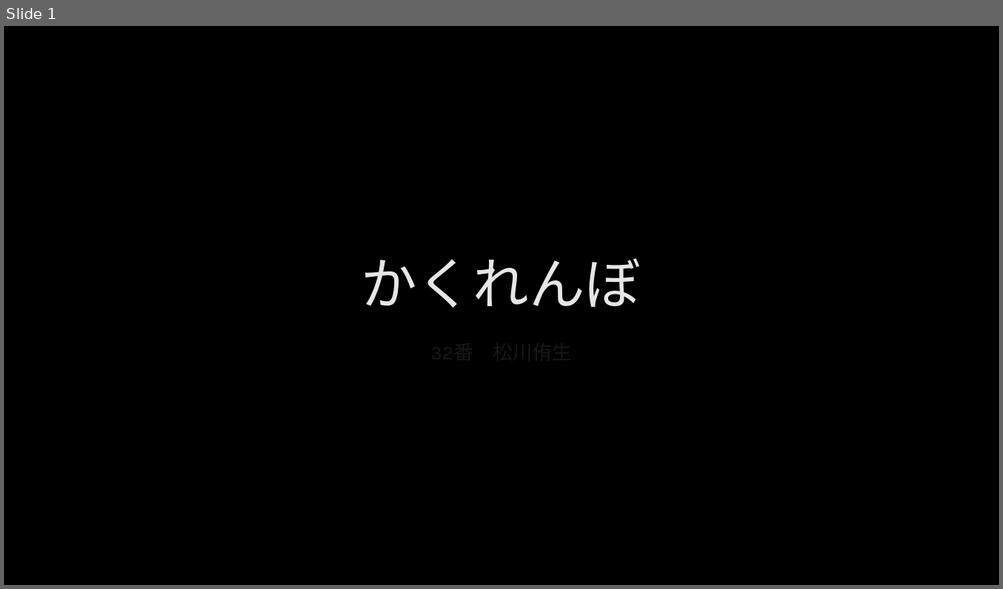
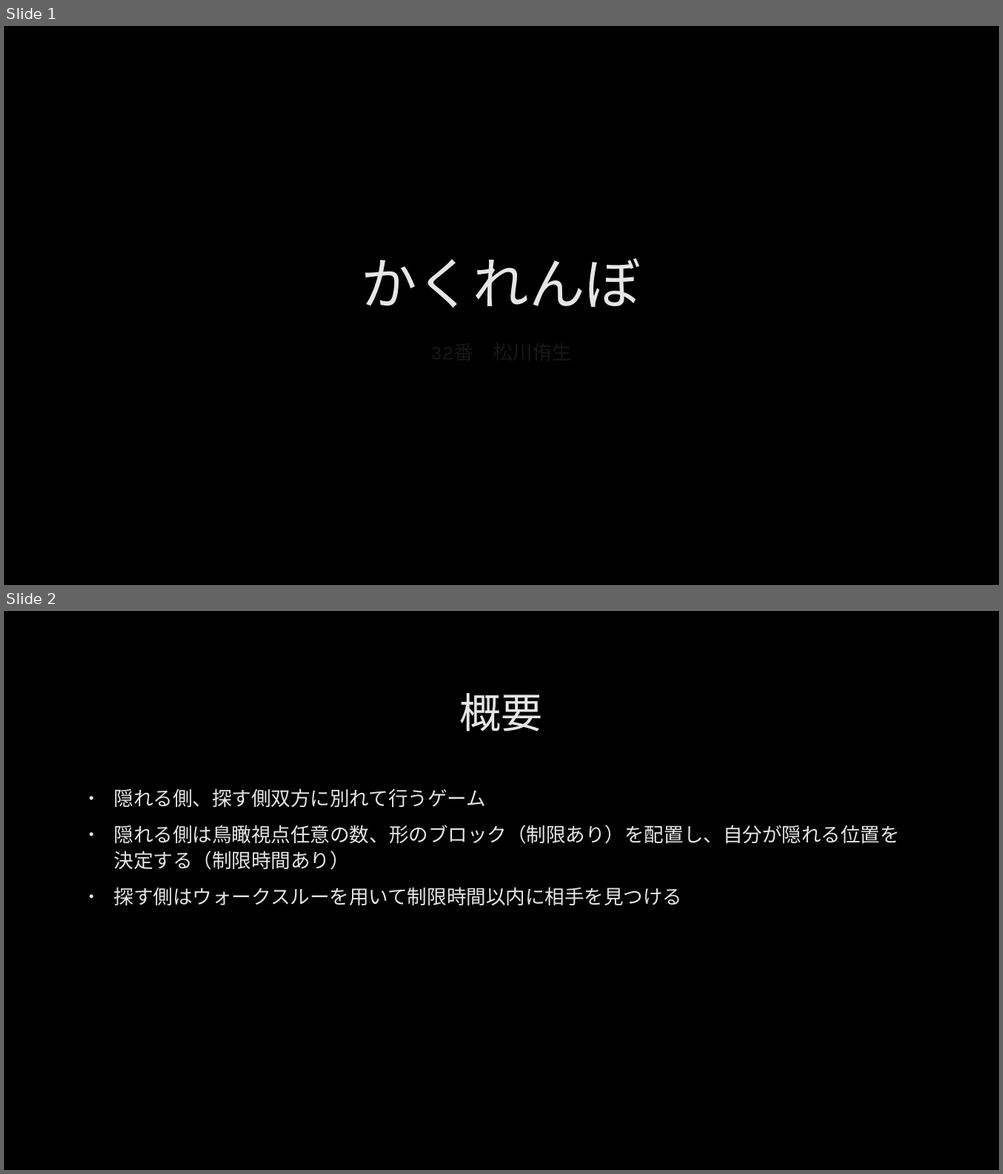
Before and after one commit to hamukawa0406/CG, a slide deck: freeProduction.pptx. Shown one above the other, each under a label of ours: slide 1 before the commit, slides 1 and 2 after it. The pictures are 1003x589 and 1003x1174 pixels, drawn with LibreOffice and Linux fonts; fonts in the diff are those of the drawing; background and template pictures are left out. Boxes give left, top, right and bottom in pixels: in the first picture for what was removed or moved away, otherwise in the second. Text is boxed around its words. In the diff, an @@ line names an element or a change of style, - is before the commit and + after.

```diff
--- a/freeProduction.pptx
+++ b/freeProduction.pptx
@@ slide 2 added at (x1=4, y1=611, x2=999, y2=1170), background picture (left out) @@
@@ title added at (x1=459, y1=693, x2=542, y2=732), 40 pt, text #E7E6E6 @@
+概要
@@ text added at (x1=114, y1=789, x2=899, y2=906), 19 pt, text #E7E6E6 @@
+• 隠れる側、探す側双方に別れて行うゲーム
+• 隠れる側は鳥瞰視点任意の数、形のブロック（制限あり）を配置し、自分が隠れる位置を決定する（制限時間あり）
+• 探す側はウォークスルーを用いて制限時間以内に相手を見つける
```
Also in this commit, not shown: 3 other slides added, 3 other files.
